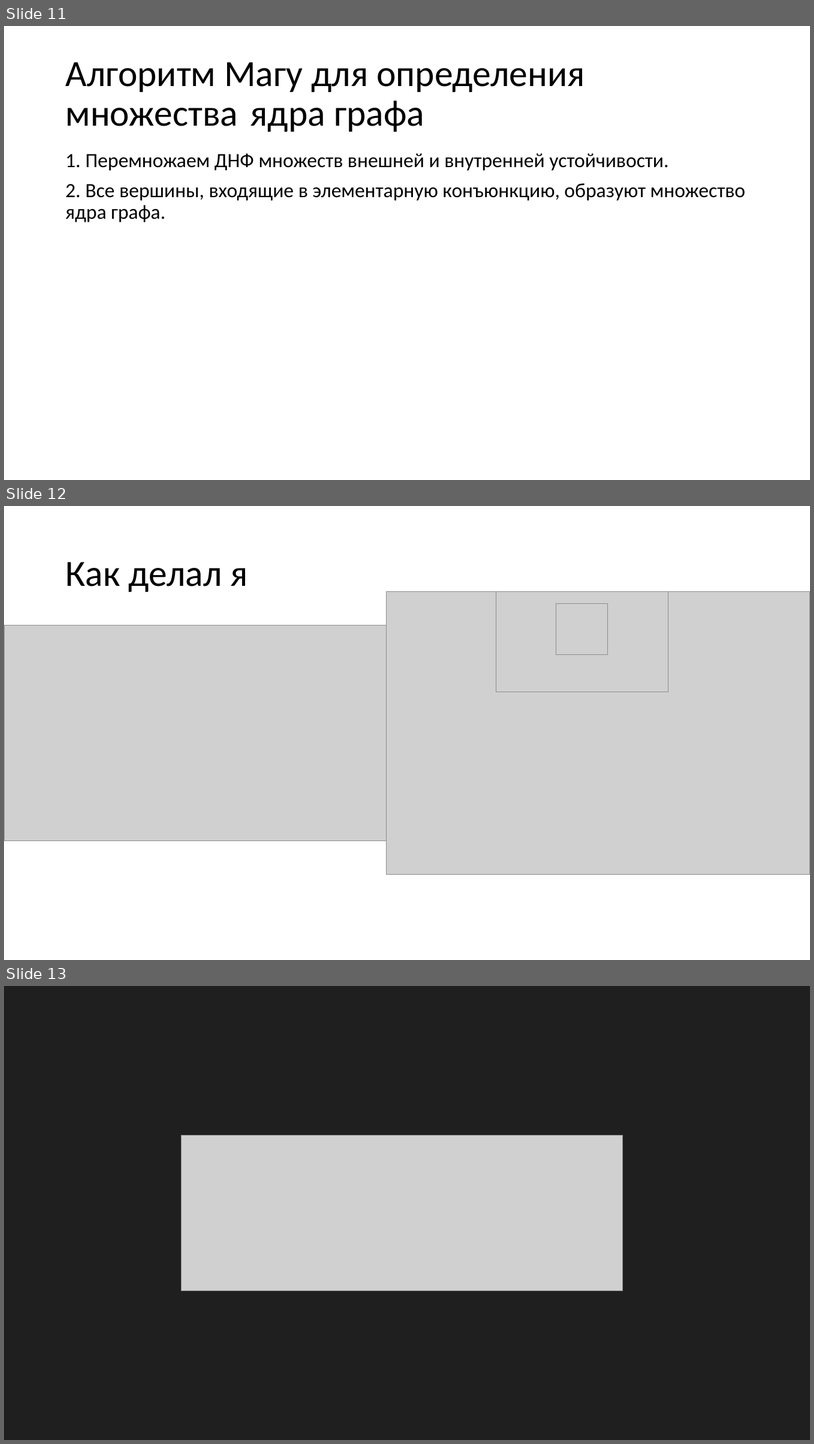
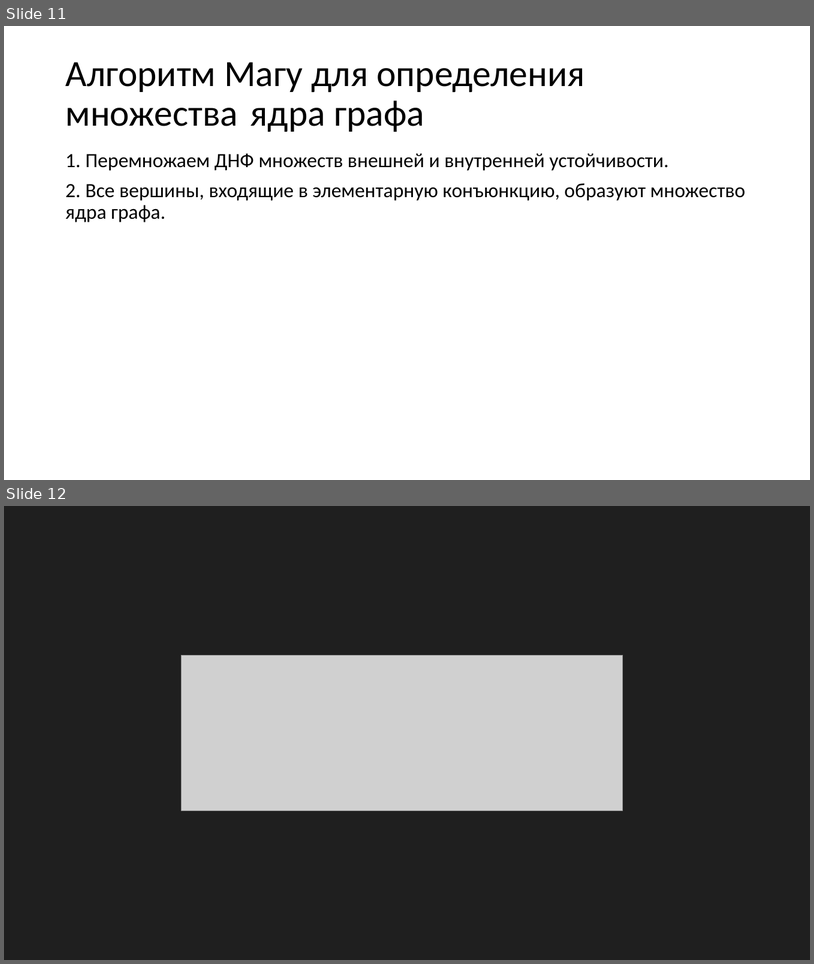
Before and after one commit to st117168/2023-cpp-autumn, a slide deck: pet_project_graph/Проект по анализу графов.pptx. Shown one above the other, each under a label of ours: slides 11, 12 and 13 before the commit, slides 11 and 12 after it. The pictures are 814x1444 and 814x964 pixels, drawn with LibreOffice and Linux fonts; fonts in the diff are those of the drawing; grey boxes stand for pictures. Boxes give left, top, right and bottom in pixels: in the first picture for what was removed or moved away, otherwise in the second. Text is boxed around its words. In the diff, an @@ line names an element or a change of style, - is before the commit and + after.

```diff
--- a/pet_project_graph/Проект по анализу графов.pptx
+++ b/pet_project_graph/Проект по анализу графов.pptx
@@ slide 12 removed at (4,506,810,960), background #FFFFFF @@
@@ title removed at (65,562,248,592) @@
-Как делал я
@@ picture removed at (386,592,810,874) @@
@@ picture removed at (497,592,669,693) @@
@@ picture removed at (557,603,608,655) @@
@@ picture removed at (5,625,387,841) @@
@@ what was slide 13 is now slide 12 @@
```
Also in this commit, not shown: 40 other files.
